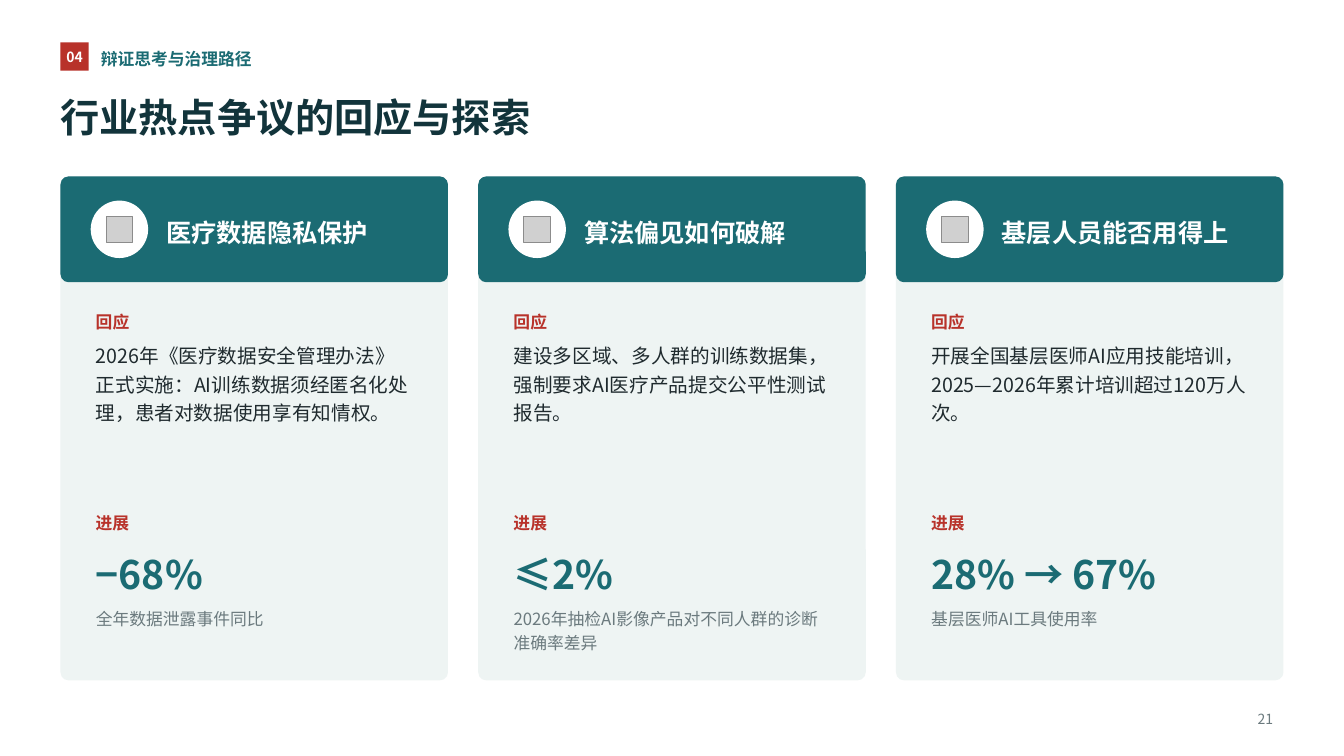
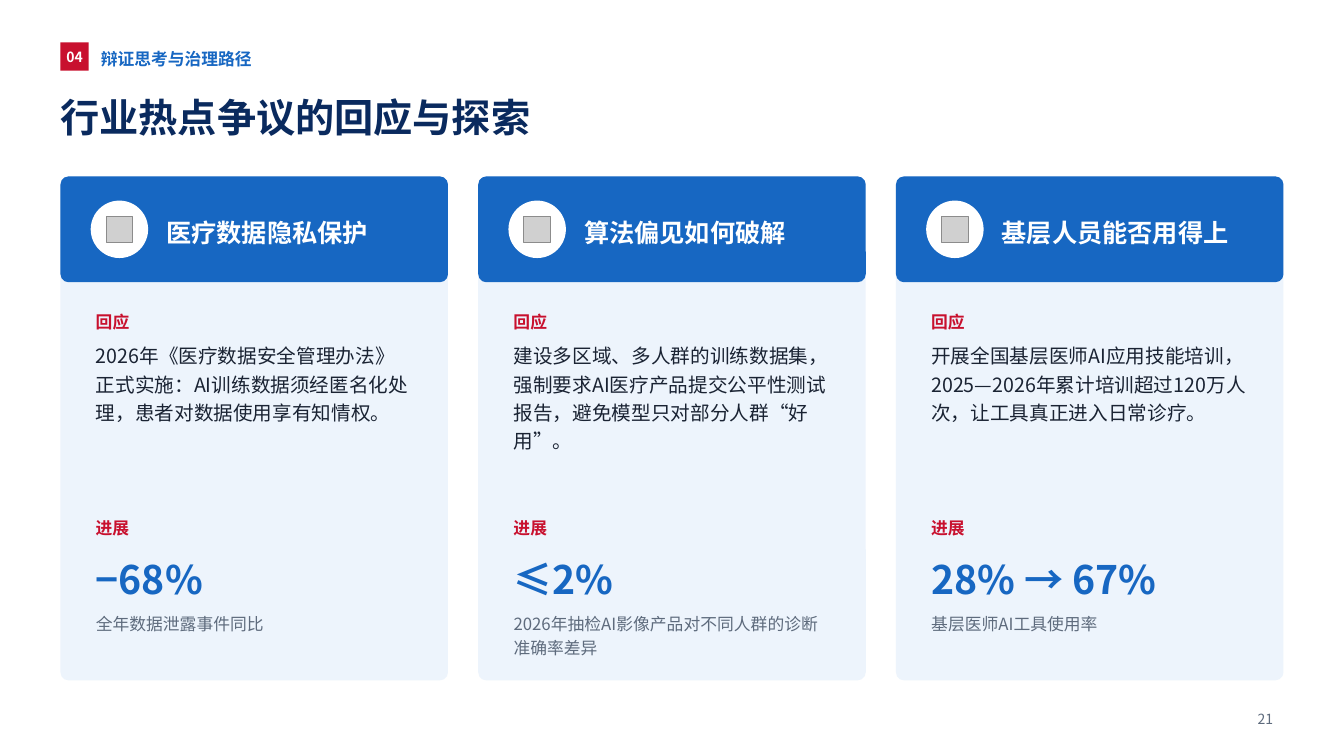
Before and after one commit to query11/test, a slide deck: slide 21 of AI新质生产力赋能中国式医疗现代化_优化版.pptx. Drawn at 1344x756 pixels with LibreOffice and Linux fonts; fonts in the diff are those of the drawing; grey boxes stand for pictures. Boxes give left, top, right and bottom in pixels: in the first picture for what was removed or moved away, otherwise in the second. Text is boxed around its words. In the diff, an @@ line names an element or a change of style, - is before the commit and + after.

```diff
--- a/AI新质生产力赋能中国式医疗现代化_优化版.pptx
+++ b/AI新质生产力赋能中国式医疗现代化_优化版.pptx
@@ rectangle "04" at (60, 42, 89, 71): fill #B8322A to #C8102E @@
@@ title "行业热点争议的回应与探索" at (60, 98, 530, 136): text colour #12343B to #0A2A5E @@
@@ fill #EEF4F3 to #EDF4FC in 3 elements at (60, 176, 448, 681), (478, 176, 865, 681), (896, 176, 1284, 681) @@
@@ fill #1B6B73 to #1767C2 in 3 elements at (60, 176, 448, 282), (478, 176, 865, 282), (896, 176, 1284, 282) @@
@@ text at (514, 346, 828, 450): text changed; text colour #1F2A2E to #1A2333 @@
-建设多区域、多人群的训练数据集，强制要求AI医疗产品提交公平性测试报告。
+建设多区域、多人群的训练数据集，强制要求AI医疗产品提交公平性测试报告，避免模型只对部分人群“好用”。
@@ text at (931, 346, 1245, 422): text changed; text colour #1F2A2E to #1A2333 @@
-开展全国基层医师AI应用技能培训，2025—2026年累计培训超过120万人次。
+开展全国基层医师AI应用技能培训，2025—2026年累计培训超过120万人次，让工具真正进入日常诊疗。
@@ text colour #B8322A to #C8102E in 6 elements at (96, 313, 130, 330), (513, 313, 547, 330), (931, 314, 965, 330), (96, 520, 130, 536), (513, 520, 547, 536), (931, 520, 965, 536) @@
@@ text colour #1B6B73 to #1767C2 in 4 elements at (101, 50, 252, 67), (96, 564, 203, 595), (514, 562, 614, 595), (931, 564, 1156, 595) @@
@@ text colour #6B7A7E to #5E6B7D in 4 elements at (1258, 713, 1274, 724), (96, 616, 264, 632), (513, 610, 830, 670), (931, 616, 1097, 632) @@
```
Also in this commit, not shown: 34 other slides changed, 2 slides added, 1 slide removed.
